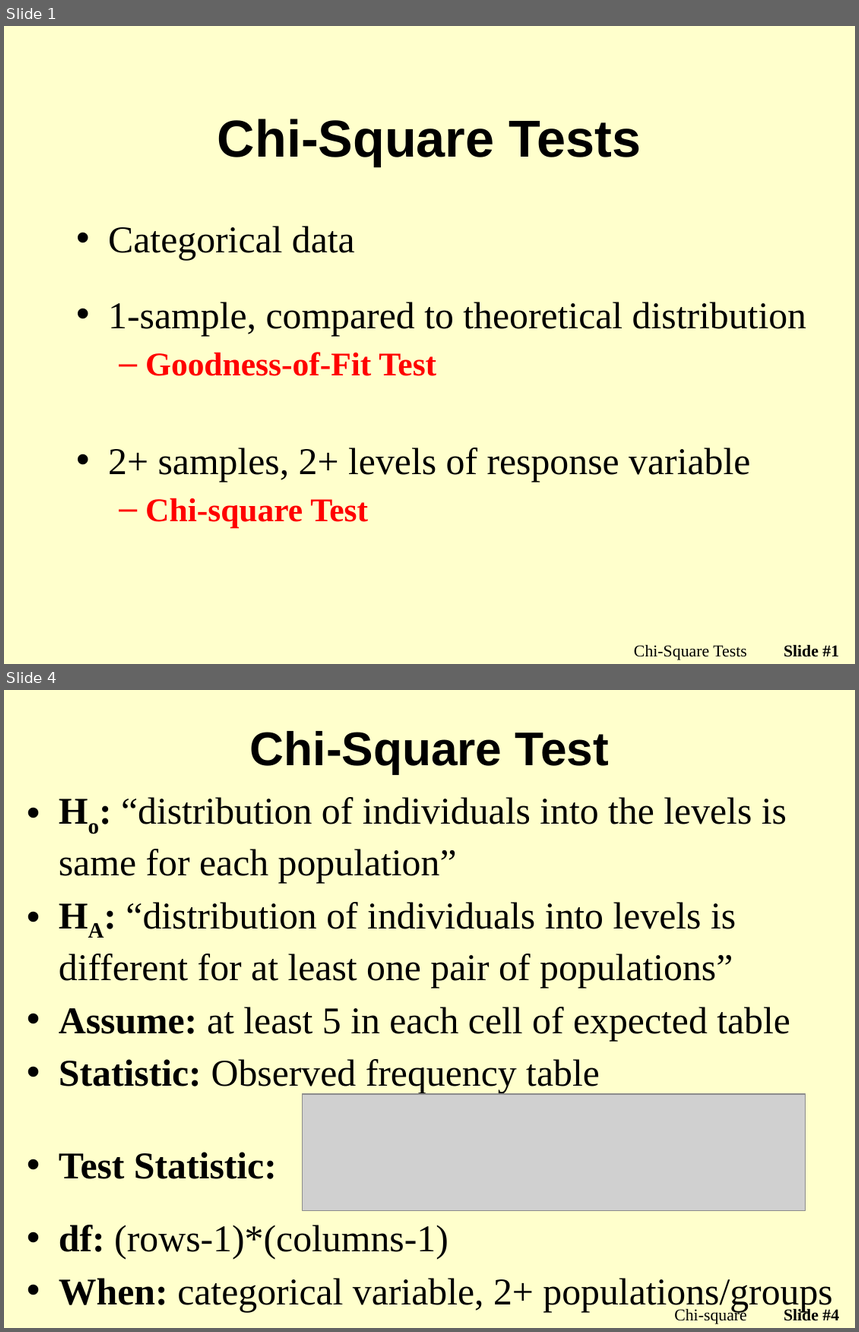
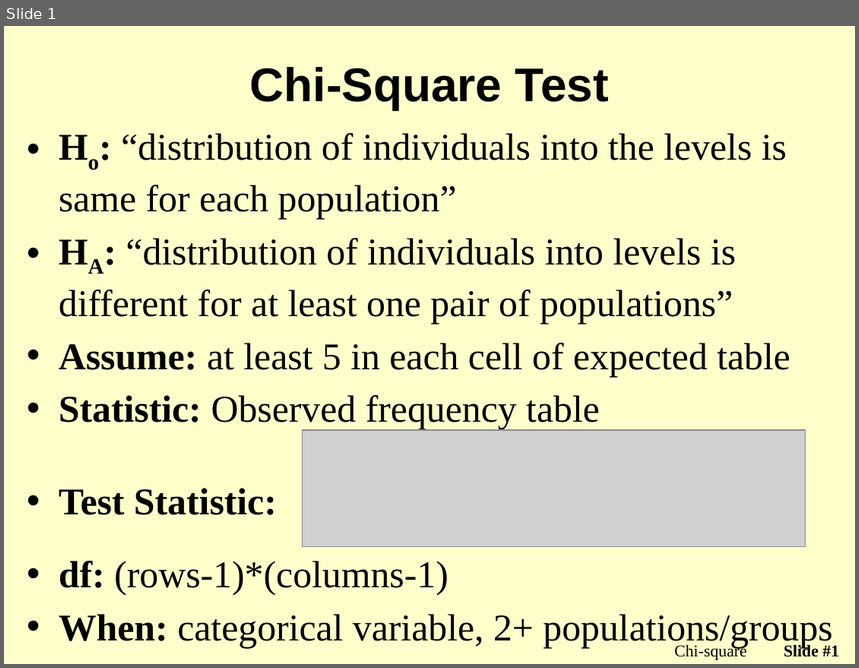
Before and after one commit to droglenc/NCMTH107, a slide deck: modules/Chi_Square/PPT2.pptx. Shown one above the other, each under a label of ours: slides 1 and 4 before the commit, slide 1 after it; the slides between them are not shown. The pictures are 859x1332 and 859x668 pixels, drawn with LibreOffice and Linux fonts; fonts in the diff are those of the drawing; grey boxes stand for pictures; background and template pictures are left out. Boxes give left, top, right and bottom in pixels: in the first picture for what was removed or moved away, otherwise in the second. Text is boxed around its words. In the diff, an @@ line names an element or a change of style, - is before the commit and + after.

Commit message:
Starting to update the chi-square module

```diff
--- a/modules/Chi_Square/PPT2.pptx
+++ b/modules/Chi_Square/PPT2.pptx
@@ slide 1 removed at bbox=[4, 26, 855, 664], background picture (left out) @@
@@ title removed at bbox=[218, 119, 642, 166] @@
-Chi-Square Tests
@@ text removed at bbox=[108, 226, 807, 528] @@
-• Categorical data
-• 1-sample, compared to theoretical distribution
-  – Goodness-of-Fit Test
-• 2+ samples, 2+ levels of response variable
-  – Chi-square Test
@@ text removed at bbox=[634, 645, 747, 661] @@
-Chi-Square Tests
@@ page number removed at bbox=[784, 645, 839, 658] @@
-Slide #1
@@ what was slide 4 is now slide 1 @@
@@ page number at bbox=[784, 644, 839, 658]: text changed @@
-Slide #4
+Slide #1
```
Also in this commit, not shown: 1 slide changed, 6 slides added, 1 other slide removed, 1 other file.
